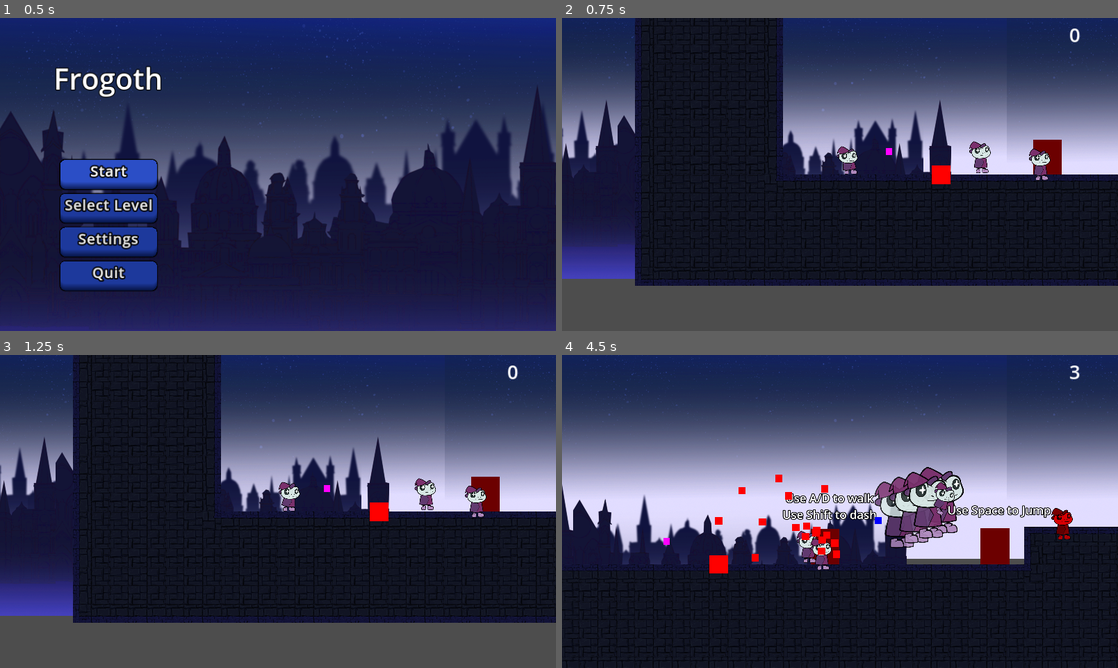
Above: before the commit, frames 1-4 (two rows, left to right).
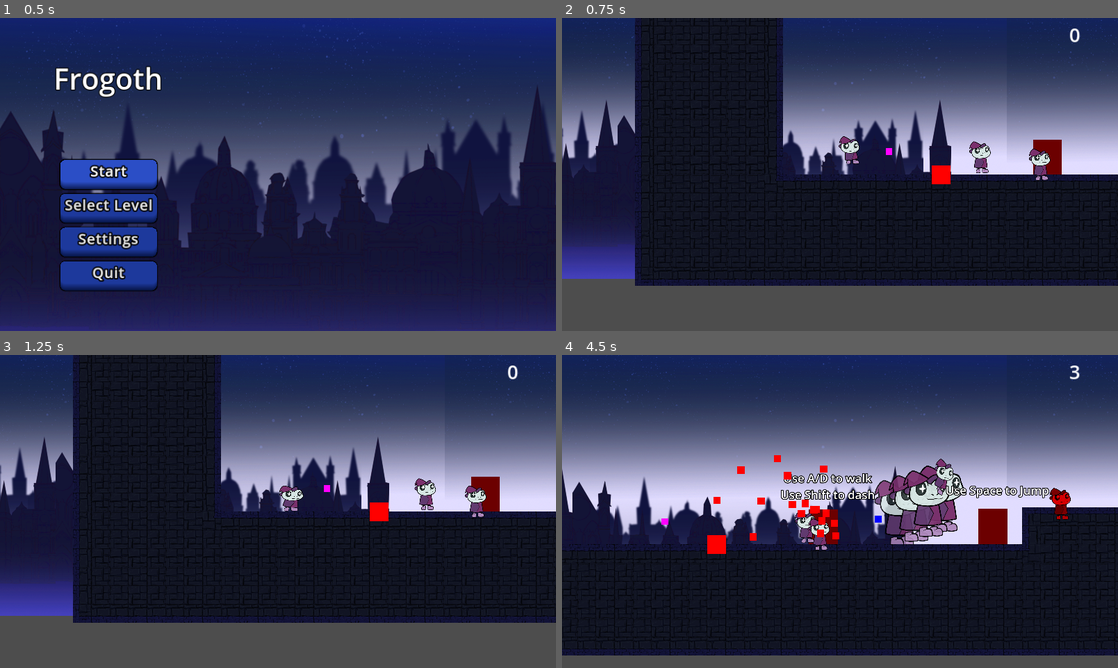
Above: after the commit, the same moments.

Repository: DerBrotDoktor/Frogoth
Game: Godot game, scene res://scenes/main/main.tscn
Two runs of this game, one before a commit and one after it. Both use one fixed random seed, a clock stepped at 60 frames per second and the inputs below.
Inputs:
- Up to frame 1 (0.5 s): no input
- Up to frame 2 (0.75 s): click "Start" at 0.5 s
- Up to frame 3 (1.25 s): no input
- Up to frame 4 (4.5 s): hold Space (jump) 1.28-2.03 s; hold D (right) 1.28-2.78 s; tap Shift (dash) at 2.1, 4.35 s; tap Space (jump) at 2.27, 2.3, 2.57, 3.6, 3.77, 4.07 s; hold A (left) 2.78-3.53 s; hold Space (jump) 2.78-3.53 s; tap F (discrad_shape) at 2.85 s; hold D (right) from 3.53 s (still down); hold Space (jump) from 4.28 s (still down)

Frame 1 is identical in both runs. In frame 2, 0.3% of the frame differs, in the area x 49-54%, y 37-50%; in frame 3, 0.2%; in frame 4, 19%, in the area x 0-100%, y 32-100%.

Commit message:
Added: Squash and stretch Changed: Player shader

Diff:
--- a/scenes/player/player.gd
+++ b/scenes/player/player.gd
@@ -17,6 +17,8 @@
 @export var gravity = 1000 ##Gravity
 @export var max_y_velocity = 1800 ##Maximum fall velocity
 @export var temporary_orb_prefab :PackedScene ##Temporary Orb Scene
+@export var squash = 0.2
+@export var stretch = 0.1
 
 var can_jump = false
 var can_double_jump = false
@@ -43,6 +45,7 @@
 	var was_on_floor = is_on_floor()
 	move_and_slide()
 	check_coyote(was_on_floor)
+	squash_and_stretch(was_on_floor)
 	handle_jump(delta)
 
 func add_gravity(delta):
@@ -139,6 +142,7 @@
 		play_animation("double_jump")
 	else:
 		play_animation("jump")
+	$StretchTimer.start()
 
 func check_coyote(was_on_floor):
 	if was_on_floor and (not is_on_floor()) and $CoyoteTimer.is_stopped():
@@ -239,3 +243,14 @@
 		$Animation.play(animation)
 	elif not animation:
 		$Animation.play("idle")
+
+func squash_and_stretch(was_on_floor):
+	if not was_on_floor and is_on_floor():
+		$SquashTimer.start()
+	var current_deformation = $Animation.material.get_shader_parameter("deformation")
+	if not $StretchTimer.is_stopped():
+		$Animation.material.set_shader_parameter("deformation", Vector2(lerpf(current_deformation.x, stretch, 0.1), 0))
+	elif not $SquashTimer.is_stopped():
+		$Animation.material.set_shader_parameter("deformation", Vector2(0, lerpf(current_deformation.y, squash, 0.1)))
+	else:
+		$Animation.material.set_shader_parameter("deformation", lerp(current_deformation, Vector2.ZERO, 0.1))
--- /dev/null
+++ b/scenes/player/player.gdshader
@@ -0,0 +1,23 @@
+shader_type canvas_item;
+
+uniform vec2 deformation = vec2(0, 0);
+uniform float sideWaysDeformationFactor = 5.0;
+uniform float hit_opacity = 0;
+
+void vertex() {
+	vec2 deformationStrength = abs(deformation);
+	float sideWaysDeformation = min(deformationStrength.x, deformationStrength.y);
+	float spriteWidth = abs(VERTEX.x);
+	if (sign(VERTEX.y) != sign(deformation.y)) {
+		VERTEX.x += sideWaysDeformation * sideWaysDeformationFactor * spriteWidth * sign(deformation.x);
+	}
+	vec2 scale = 1.0 - deformationStrength;
+
+	VERTEX.x *= scale.x / scale.y;
+	VERTEX.y *= scale.y / scale.x;
+}
+
+void fragment(){
+	COLOR.rgb = texture(TEXTURE, UV).rgb * (1.0 - hit_opacity) + vec3(1,1,1) * hit_opacity;
+	COLOR.a = texture(TEXTURE, UV).a ;
+}
--- a/scenes/player/player.tscn
+++ b/scenes/player/player.tscn
@@ -1,9 +1,9 @@
 [gd_scene load_steps=88 format=3 uid="uid://bfqr80qekwaw5"]
 
 [ext_resource type="Script" path="res://scenes/player/player.gd" id="1_il0n1"]
-[ext_resource type="Shader" path="res://scenes/player/player_hit.gdshader" id="2_qf1va"]
 [ext_resource type="PackedScene" uid="uid://beocyu2m1xsx1" path="res://scenes/player/player_ghost.tscn" id="2_rl3rv"]
 [ext_resource type="PackedScene" uid="uid://oe7s2tuyg2b7" path="res://scenes/orbs/temporary_orb.tscn" id="3_qo4h5"]
+[ext_resource type="Shader" path="res://scenes/player/player.gdshader" id="4_wsp2d"]
 [ext_resource type="Texture2D" uid="uid://n1y4gq0y4dk3" path="res://assets/player/player_damage_an.png" id="5_5aaqw"]
 [ext_resource type="Script" path="res://scenes/player/player_camera.gd" id="5_hixe7"]
 [ext_resource type="Texture2D" uid="uid://c3ii28ghclyug" path="res://assets/player/player_dash_an.png" id="6_vvt3g"]
@@ -15,7 +15,9 @@
 [ext_resource type="Texture2D" uid="uid://6resjbt0w5er" path="res://assets/player/player_walk_an.png" id="12_td2et"]
 
 [sub_resource type="ShaderMaterial" id="ShaderMaterial_fl175"]
-shader = ExtResource("2_qf1va")
+shader = ExtResource("4_wsp2d")
+shader_parameter/deformation = Vector2(0, 0)
+shader_parameter/sideWaysDeformationFactor = 5.0
 shader_parameter/hit_opacity = 0.0
 
 [sub_resource type="AtlasTexture" id="AtlasTexture_d3dki"]
@@ -536,7 +538,7 @@
 }]
 
 [sub_resource type="RectangleShape2D" id="RectangleShape2D_0tqvw"]
-size = Vector2(105, 192)
+size = Vector2(105, 195)
 
 [sub_resource type="RectangleShape2D" id="RectangleShape2D_86dhk"]
 size = Vector2(112, 198)
@@ -596,9 +598,10 @@
 sprite_frames = SubResource("SpriteFrames_lw100")
 animation = &"death"
 autoplay = "idle"
+offset = Vector2(0, -128)
 
 [node name="Collider" type="CollisionShape2D" parent="."]
-position = Vector2(-4.5, 31)
+position = Vector2(-4.5, -97.5)
 shape = SubResource("RectangleShape2D_0tqvw")
 
 [node name="Camera" type="Camera2D" parent="."]
@@ -631,6 +634,7 @@
 one_shot = true
 
 [node name="TriggerArea" type="Area2D" parent="." groups=["player"]]
+position = Vector2(0, -128)
 collision_layer = 5
 collision_mask = 5
 
@@ -642,6 +646,13 @@
 libraries = {
 "": SubResource("AnimationLibrary_6gob2")
 }
+
+[node name="StretchTimer" type="Timer" parent="."]
+one_shot = true
+
+[node name="SquashTimer" type="Timer" parent="."]
+wait_time = 0.3
+one_shot = true
 
 [connection signal="timeout" from="CoyoteTimer" to="." method="_on_coyote_timer_timeout"]
 [connection signal="timeout" from="DashTimer" to="." method="_on_dash_timer_timeout"]
--- a/scenes/player/player_hit.gdshader
+++ /dev/null
@@ -1,8 +0,0 @@
-shader_type canvas_item;
-
-uniform float hit_opacity = 0;
-
-void fragment(){
-	COLOR.rgb = texture(TEXTURE, UV).rgb * (1.0 - hit_opacity) + vec3(1,1,1) * hit_opacity;
-	COLOR.a = texture(TEXTURE, UV).a ;
-}
